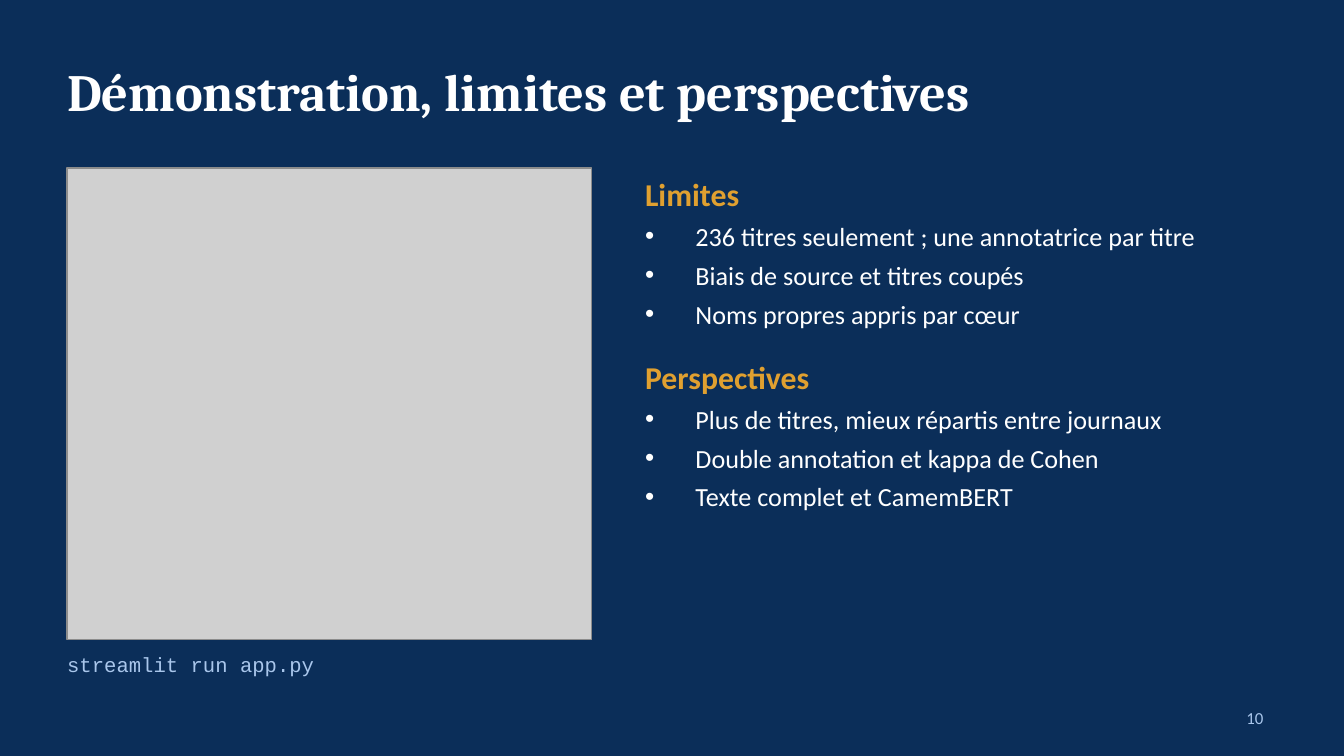
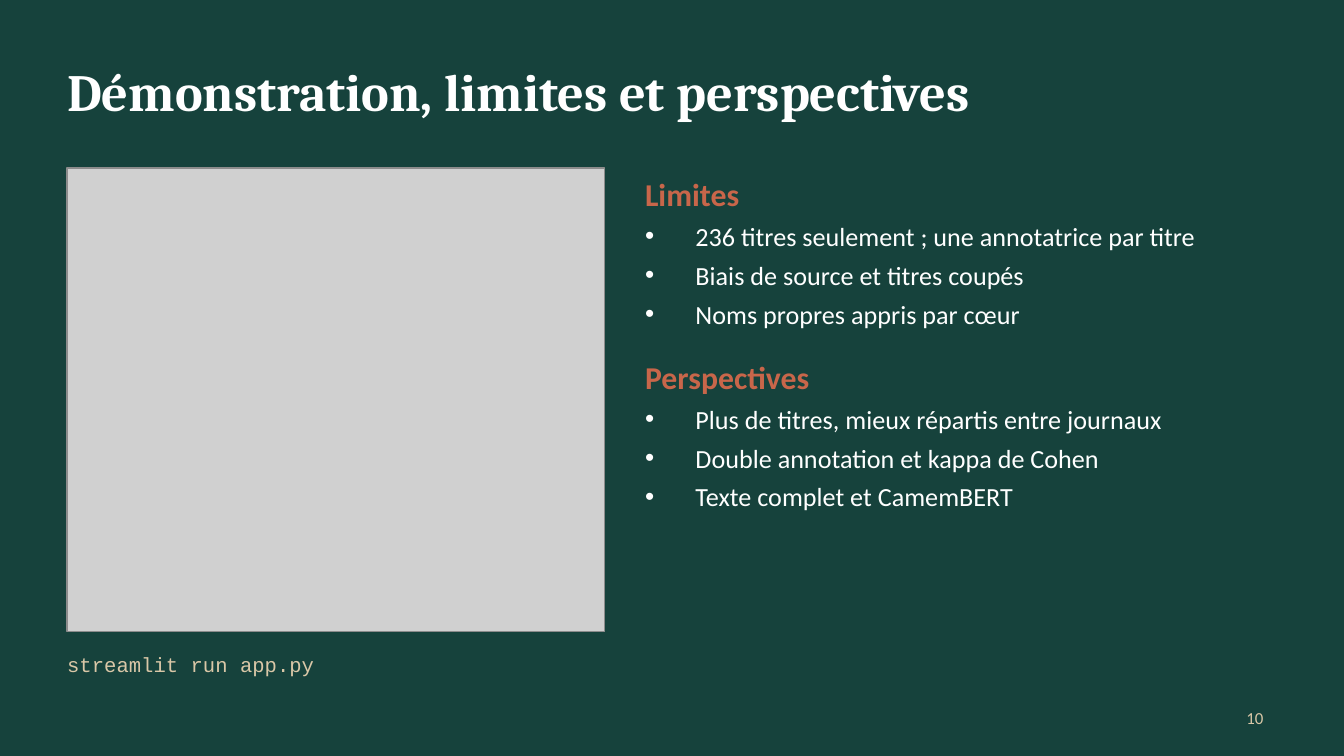
Before and after one commit to fatouu50/taln-classification-djibouti, a slide deck: slide 10 of rapport/Soutenance_TALN_Classification_thematique.pptx. Drawn at 1344x756 pixels with LibreOffice and Linux fonts; fonts in the diff are those of the drawing; grey boxes stand for pictures. Boxes give left, top, right and bottom in pixels: in the first picture for what was removed or moved away, otherwise in the second. Text is boxed around its words. In the diff, an @@ line names an element or a change of style, - is before the commit and + after.

```diff
--- a/rapport/Soutenance_TALN_Classification_thematique.pptx
+++ b/rapport/Soutenance_TALN_Classification_thematique.pptx
@@ background #0B2E59 to #16423C @@
@@ picture: place and size @@
-picture at <box>67,168,591,640</box>
+picture at <box>67,168,605,632</box>
@@ text at <box>645,184,809,394</box>: text colour #E0A030 to #C8664A in "Limites", "Perspectives" @@
@@ text "streamlit run app.py" at <box>67,657,314,677</box>: text colour #A9C6EB to #D9C7A7 @@
@@ page number at <box>1246,713,1263,724</box>: text colour #A9C6EB to #D9C7A7 @@
```
Also in this commit, not shown: 7 other slides changed.
